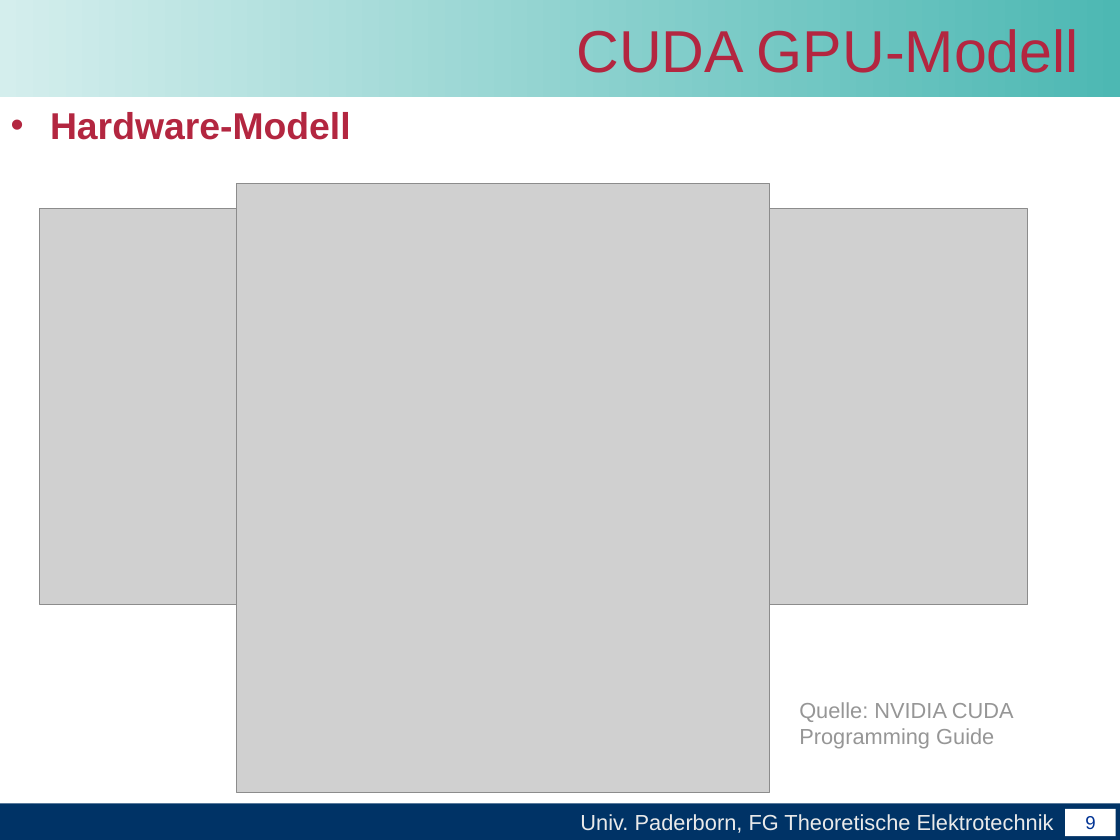
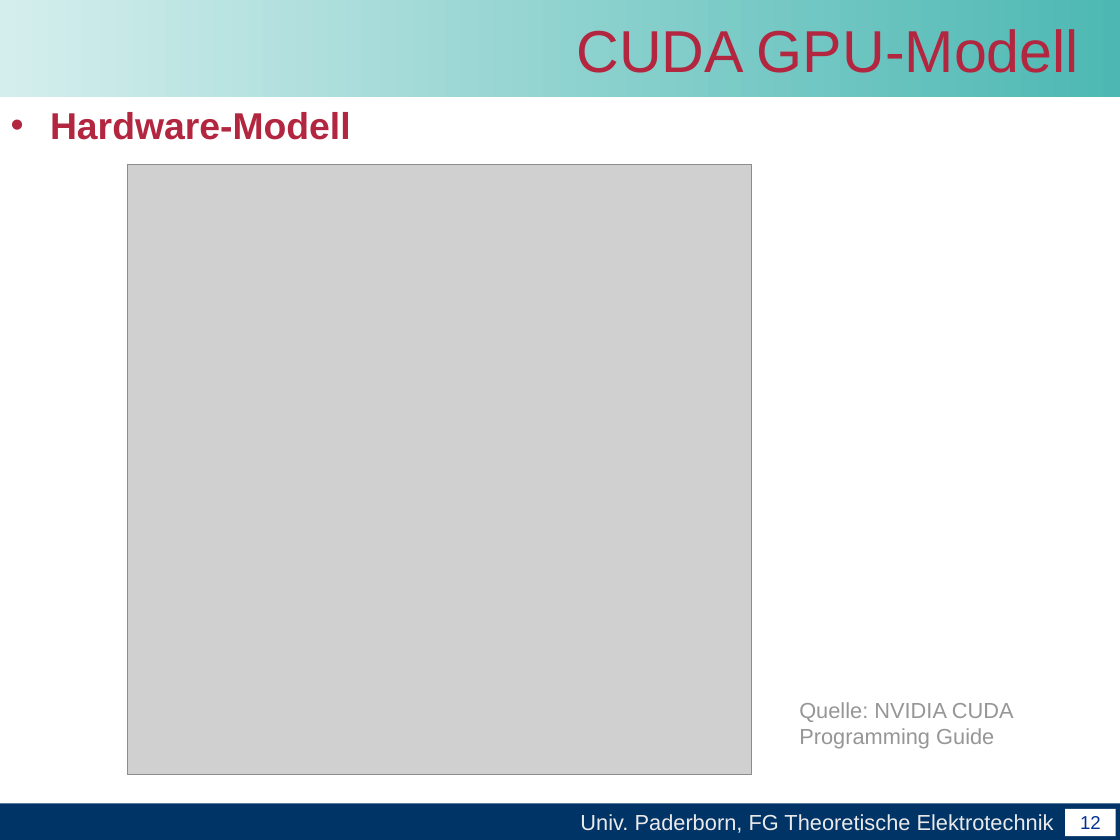
Before and after one commit to unconditional/projektarbeitcuda, a slide deck: slide 12 of Vortrag/Zwischenvortrag der Projektarbeit CUDA.ppt (slide 9 before the commit). Drawn at 1120x840 pixels with LibreOffice and Linux fonts; fonts in the diff are those of the drawing; grey boxes stand for pictures; background and template pictures are left out. Boxes give left, top, right and bottom in pixels: in the first picture for what was removed or moved away, otherwise in the second. Text is boxed around its words. In the diff, an @@ line names an element or a change of style, - is before the commit and + after.

```diff
--- a/Vortrag/Zwischenvortrag der Projektarbeit CUDA.ppt
+++ b/Vortrag/Zwischenvortrag der Projektarbeit CUDA.ppt
@@ picture: place and size @@
-picture at [236,184,769,793]
+picture at [128,165,752,775]
@@ picture removed at [39,208,1027,605] @@
@@ page number at [1080,816,1101,829]: text changed @@
-9
+12
```
Also in this commit, not shown: 13 other slides changed, 12 slides added, 2 slides removed.
